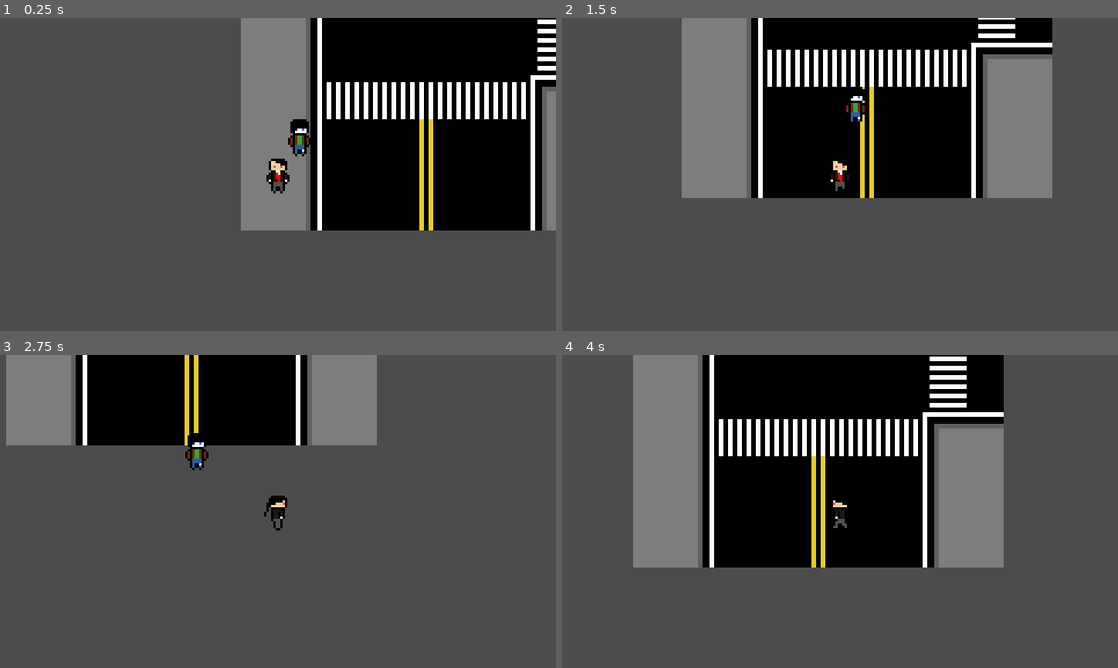
Above: before the commit, frames 1-4 (two rows, left to right).
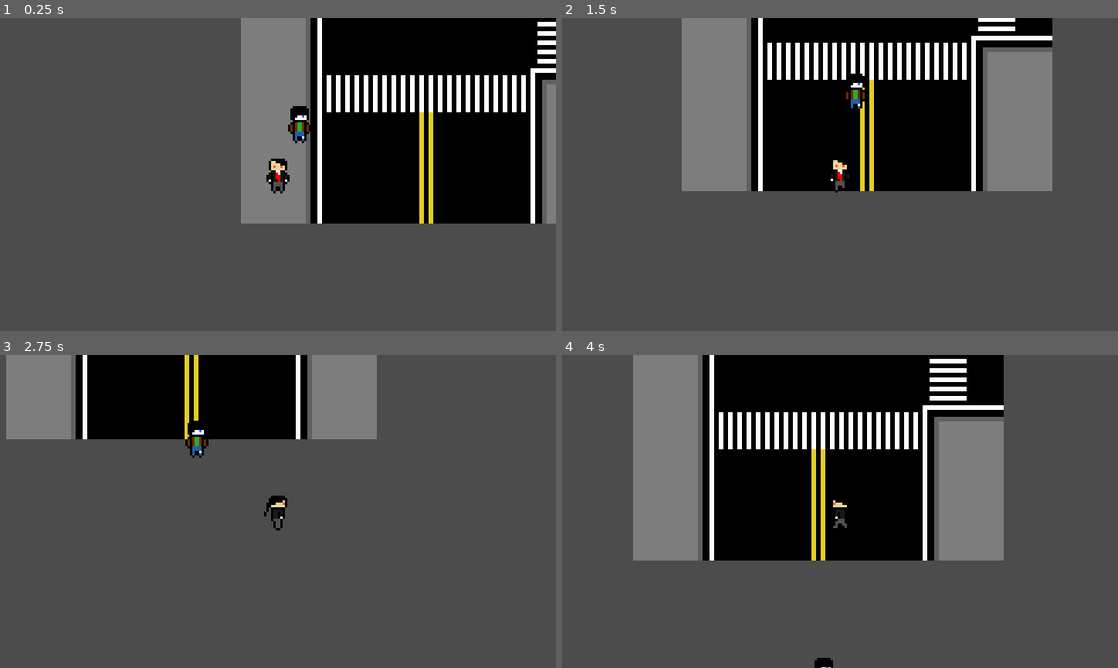
Above: after the commit, the same moments.

Repository: Jam-Bam/Who-is-the-Enemy-V1
Game: Godot game, scene res://Base.tscn
The game is run twice, just before and just after one commit, with the same random seed, the same clock (stepped at 60 frames per second) and the same inputs.
Inputs:
- Up to frame 1 (0.25 s): no input
- Up to frame 2 (1.5 s): hold Right (ui_right) 0.53-1.28 s; tap E (ask) at 0.6, 1.35 s; hold Down (ui_down) from 1.28 s (still down)
- Up to frame 3 (2.75 s): release Down (ui_down) at 2.03 s; hold Right (ui_right) from 2.03 s (still down); tap E (ask) at 2.1 s
- Up to frame 4 (4 s): release Right (ui_right) at 2.78 s; hold Up (ui_up) 2.78-3.53 s; tap E (ask) at 2.85, 3.6 s; hold Left (ui_left) from 3.53 s (still down)

The runs differ from the first frame. In frame 1, 2.9% of the frame differs, in the area x 43-100%, y 0-68%; in frame 2, 3.6%; in frame 3, 1.6%; in frame 4, 3.7%, in the area x 12-80%, y 0-100%.

Commit message:
made changes

Diff:
--- a/Base.tscn
+++ b/Base.tscn
@@ -1,24 +1,19 @@
-[gd_scene load_steps=5 format=2]
+[gd_scene load_steps=4 format=2]
 
-[ext_resource path="res://Music/The Adventure Begins 8-bit remix.ogg" type="AudioStream" id=1]
-[ext_resource path="res://Tiles/city.tres" type="TileSet" id=2]
+[ext_resource path="res://Tiles/city.tres" type="TileSet" id=1]
+[ext_resource path="res://Player/Player.tscn" type="PackedScene" id=2]
 [ext_resource path="res://NPCs/NPC.tscn" type="PackedScene" id=3]
-[ext_resource path="res://Player/Player.tscn" type="PackedScene" id=4]
 
 [node name="Node" type="Node"]
 
-[node name="AudioStreamPlayer" type="AudioStreamPlayer" parent="."]
-stream = ExtResource( 1 )
-volume_db = -12.0
-
 [node name="TileMap" type="TileMap" parent="."]
-tile_set = ExtResource( 2 )
+tile_set = ExtResource( 1 )
 cell_size = Vector2( 16, 16 )
 format = 1
 tile_data = PoolIntArray( -327660, 0, 65537, -327659, 0, 65537, -327658, 0, 65537, -327657, 0, 65537, -327656, 0, 65537 …(2010 unchanged characters)…
 
+[node name="Player" parent="." instance=ExtResource( 2 )]
+position = Vector2( 328, 80 )
+
 [node name="NPC" parent="." instance=ExtResource( 3 )]
 position = Vector2( 328, 64 )
-
-[node name="KinematicBody2D" parent="." instance=ExtResource( 4 )]
-position = Vector2( 328, 80 )
--- a/CodeFolder/directions.gd
+++ b/CodeFolder/directions.gd
@@ -4,6 +4,7 @@
 const right = Vector2(1,0)
 const up = Vector2(0,-1)
 const down = Vector2(0,1)
+const stand = Vector2(0,0)
 
 func rand():
 	var d = randi() % 4 + 1
@@ -16,3 +17,5 @@
 			return up
 		4:
 			return down
+		5:
+			return stand
--- a/NPCs/NPC.tscn
+++ b/NPCs/NPC.tscn
@@ -30,14 +30,12 @@
 } ]
 
 [sub_resource type="RectangleShape2D" id=2]
-extents = Vector2( 5, 2 )
-
-[sub_resource type="RectangleShape2D" id=3]
-extents = Vector2( 14, 14 )
+extents = Vector2( 5.6598, 10.9748 )
 
 [node name="NPC" type="KinematicBody2D" groups=[
 "NPC",
 ]]
+collision_mask = 2
 script = ExtResource( 1 )
 
 [node name="AnimatedSprite" type="AnimatedSprite" parent="."]
@@ -46,13 +44,5 @@
 centered = false
 
 [node name="CollisionShape2D" type="CollisionShape2D" parent="."]
-visible = false
-position = Vector2( 8, 3 )
+position = Vector2( 7.85011, 8.69585 )
 shape = SubResource( 2 )
-
-[node name="askDetection" type="Area2D" parent="."]
-position = Vector2( 8, 3 )
-
-[node name="CollisionShape2D" type="CollisionShape2D" parent="askDetection"]
-position = Vector2( -0.112572, 4.61547 )
-shape = SubResource( 3 )
--- a/Player/Player.gd
+++ b/Player/Player.gd
@@ -3,10 +3,16 @@
 const SPEED = 70
 var movedir = Vector2(0,0)
 var lastmotion
+var canAsk = false
+var currentNPC
+signal follow
 
 func _physics_process(delta):
 	controls_loop()
 	movement_loop()
+	if Input.is_action_just_pressed("ask") and canAsk:
+		print(currentNPC)
+
 
 
 func controls_loop():
@@ -49,3 +55,15 @@
 		elif lastmotion == "r":
 			$Sprite.play("idles")
 			$Sprite.flip_h = true
+
+
+func _on_NPCdetection_body_entered(body):
+	if body.is_in_group("NPC"):
+		currentNPC = body.get_index()
+		canAsk = true
+
+
+func _on_NPCdetection_body_exited(body):
+	if body.is_in_group("NPC"):
+		currentNPC = null
+		canAsk = false
--- a/Player/Player.tscn
+++ b/Player/Player.tscn
@@ -1,17 +1,17 @@
-[gd_scene load_steps=15 format=2]
+[gd_scene load_steps=16 format=2]
 
 [ext_resource path="res://Player/Player.gd" type="Script" id=1]
 [ext_resource path="res://Player/Main Character Sprites/MC-IdleFront.png.png" type="Texture" id=2]
-[ext_resource path="res://Player/Main Character Sprites/MC-FrontAni0.png.png" type="Texture" id=3]
-[ext_resource path="res://Player/Main Character Sprites/MC-FrontAni1.png.png" type="Texture" id=4]
-[ext_resource path="res://Player/Main Character Sprites/MC-IdleBack.png.png" type="Texture" id=5]
-[ext_resource path="res://Player/Main Character Sprites/MC-LeftAni0.png.png" type="Texture" id=6]
-[ext_resource path="res://Player/Main Character Sprites/MC-LeftAni1.png.png" type="Texture" id=7]
-[ext_resource path="res://Player/Main Character Sprites/MC-LeftAni2.png.png" type="Texture" id=8]
-[ext_resource path="res://Player/Main Character Sprites/MC-LeftAni3.png.png" type="Texture" id=9]
-[ext_resource path="res://Player/Main Character Sprites/MC-IdleLeft.png.png" type="Texture" id=10]
-[ext_resource path="res://Player/Main Character Sprites/MC-BackAni0.png.png" type="Texture" id=11]
-[ext_resource path="res://Player/Main Character Sprites/MC-BackAni1.png.png" type="Texture" id=12]
+[ext_resource path="res://Player/Main Character Sprites/MC-IdleBack.png.png" type="Texture" id=3]
+[ext_resource path="res://Player/Main Character Sprites/MC-FrontAni0.png.png" type="Texture" id=4]
+[ext_resource path="res://Player/Main Character Sprites/MC-FrontAni1.png.png" type="Texture" id=5]
+[ext_resource path="res://Player/Main Character Sprites/MC-IdleLeft.png.png" type="Texture" id=6]
+[ext_resource path="res://Player/Main Character Sprites/MC-BackAni0.png.png" type="Texture" id=7]
+[ext_resource path="res://Player/Main Character Sprites/MC-BackAni1.png.png" type="Texture" id=8]
+[ext_resource path="res://Player/Main Character Sprites/MC-LeftAni0.png.png" type="Texture" id=9]
+[ext_resource path="res://Player/Main Character Sprites/MC-LeftAni1.png.png" type="Texture" id=10]
+[ext_resource path="res://Player/Main Character Sprites/MC-LeftAni2.png.png" type="Texture" id=11]
+[ext_resource path="res://Player/Main Character Sprites/MC-LeftAni3.png.png" type="Texture" id=12]
 
 [sub_resource type="SpriteFrames" id=1]
 animations = [ {
@@ -20,38 +20,42 @@
 "name": "idled",
 "speed": 5.0
 }, {
-"frames": [ ExtResource( 3 ), ExtResource( 4 ) ],
+"frames": [ ExtResource( 3 ) ],
+"loop": true,
+"name": "idleu",
+"speed": 5.0
+}, {
+"frames": [ ExtResource( 4 ), ExtResource( 5 ) ],
 "loop": true,
 "name": "walkd",
 "speed": 5.0
 }, {
-"frames": [ ExtResource( 5 ) ],
-"loop": true,
-"name": "idleu",
-"speed": 5.0
-}, {
-"frames": [ ExtResource( 6 ), ExtResource( 7 ), ExtResource( 8 ), ExtResource( 9 ) ],
-"loop": true,
-"name": "walks",
-"speed": 5.0
-}, {
-"frames": [ ExtResource( 10 ) ],
+"frames": [ ExtResource( 6 ) ],
 "loop": true,
 "name": "idles",
 "speed": 5.0
 }, {
-"frames": [ ExtResource( 11 ), ExtResource( 12 ) ],
+"frames": [ ExtResource( 7 ), ExtResource( 8 ) ],
 "loop": true,
 "name": "walku",
+"speed": 5.0
+}, {
+"frames": [ ExtResource( 9 ), ExtResource( 10 ), ExtResource( 11 ), ExtResource( 12 ) ],
+"loop": true,
+"name": "walks",
 "speed": 5.0
 } ]
 
 [sub_resource type="RectangleShape2D" id=2]
 extents = Vector2( 5, 7 )
 
+[sub_resource type="RectangleShape2D" id=3]
+extents = Vector2( 12.1043, 11.734 )
+
 [node name="Player" type="KinematicBody2D" groups=[
 "PLAYER",
 ]]
+collision_layer = 2
 script = ExtResource( 1 )
 
 [node name="Sprite" type="AnimatedSprite" parent="."]
@@ -68,3 +72,11 @@
 current = true
 drag_margin_h_enabled = false
 drag_margin_v_enabled = false
+
+[node name="NPCdetection" type="Area2D" parent="."]
+
+[node name="CollisionShape2D" type="CollisionShape2D" parent="NPCdetection"]
+position = Vector2( 8.11386, 8.04076 )
+shape = SubResource( 3 )
+[connection signal="body_entered" from="NPCdetection" to="." method="_on_NPCdetection_body_entered"]
+[connection signal="body_exited" from="NPCdetection" to="." method="_on_NPCdetection_body_exited"]
--- a/project.godot
+++ b/project.godot
@@ -26,8 +26,6 @@
 
 window/size/width=240
 window/size/height=135
-window/size/borderless=true
-window/size/fullscreen=true
 window/size/test_width=960
 window/size/test_height=540
 window/dpi/allow_hidpi=true
@@ -92,6 +90,11 @@
 "events": [ Object(InputEventKey,"resource_local_to_scene":false,"resource_name":"","device":0,"alt":false,"shift":false,"control":false,"meta":false,"command":false,"pressed":false,"scancode":69,"unicode":0,"echo":false,"script":null)
  ]
 }
+murder={
+"deadzone": 0.5,
+"events": [ Object(InputEventKey,"resource_local_to_scene":false,"resource_name":"","device":0,"alt":false,"shift":false,"control":false,"meta":false,"command":false,"pressed":false,"scancode":32,"unicode":0,"echo":false,"script":null)
+ ]
+}
 
 [rendering]
 
Not shown: 1 places in NPCs/NPC.tscn that only renumber resources
